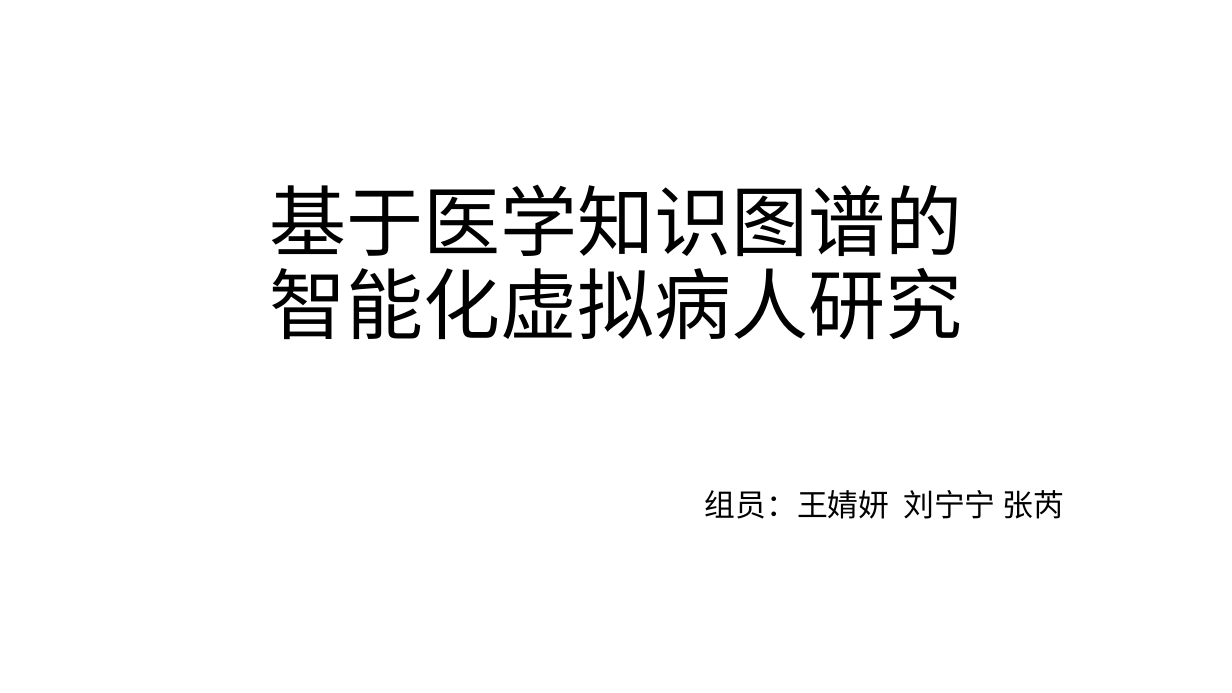
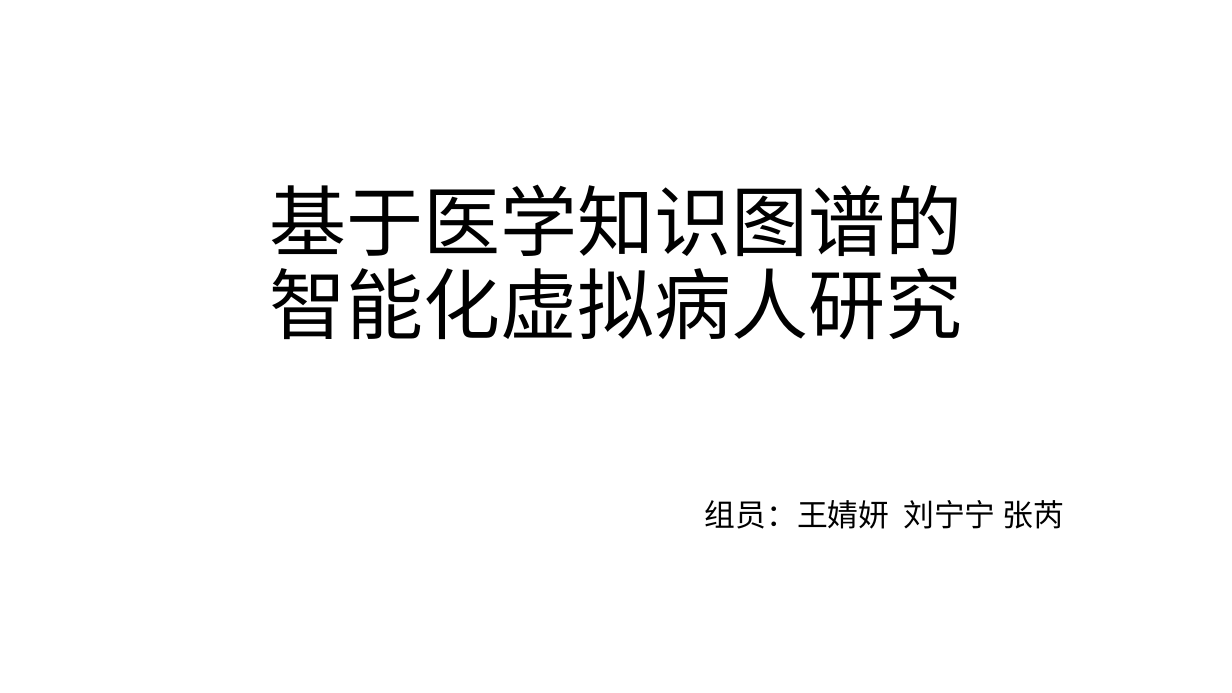
Before and after one commit to SCU-B418/Virtual-patient, a slide deck: slide 1 of 虚拟病人项目组汇报_190807.pptx. Drawn at 1232x693 pixels with LibreOffice and Linux fonts; fonts in the diff are those of the drawing. Boxes give left, top, right and bottom in pixels: in the first picture for what was removed or moved away, otherwise in the second. Text is boxed around its words. In the diff, an @@ line names an element or a change of style, - is before the commit and + after.

```diff
--- a/虚拟病人项目组汇报_190807.pptx
+++ b/虚拟病人项目组汇报_190807.pptx
@@ subtitle "组员：王婧妍 刘宁宁 张芮" at (705, 500, 1065, 529): line spacing 0.7 to 0.8 @@
```
Also in this commit, not shown: 3 other slides changed, 9 slides added, 3 slides removed, 8 other files.
